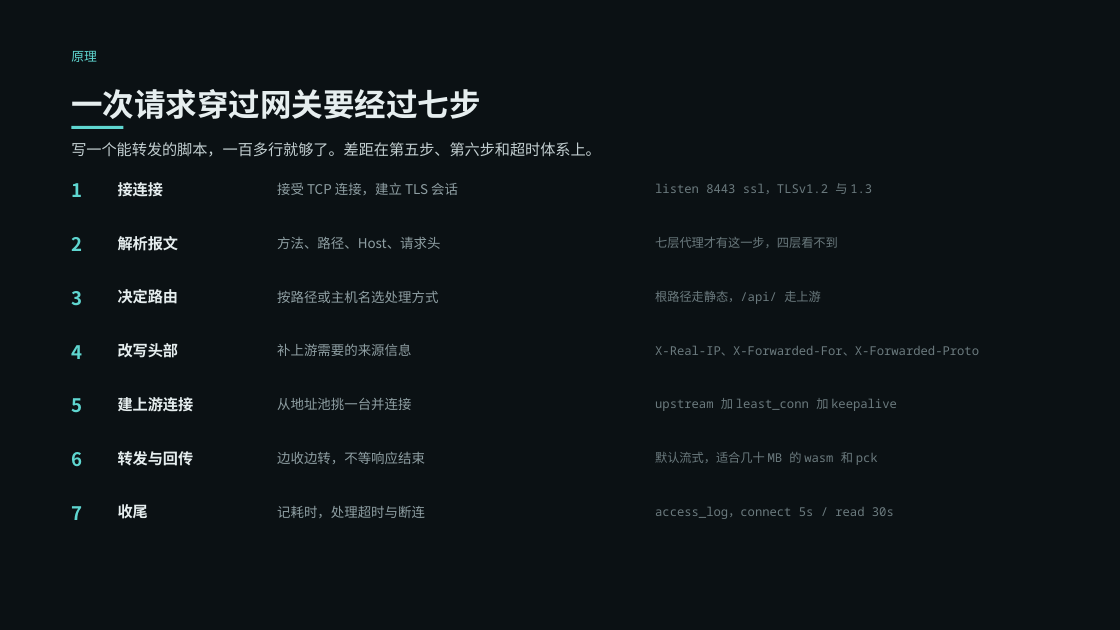
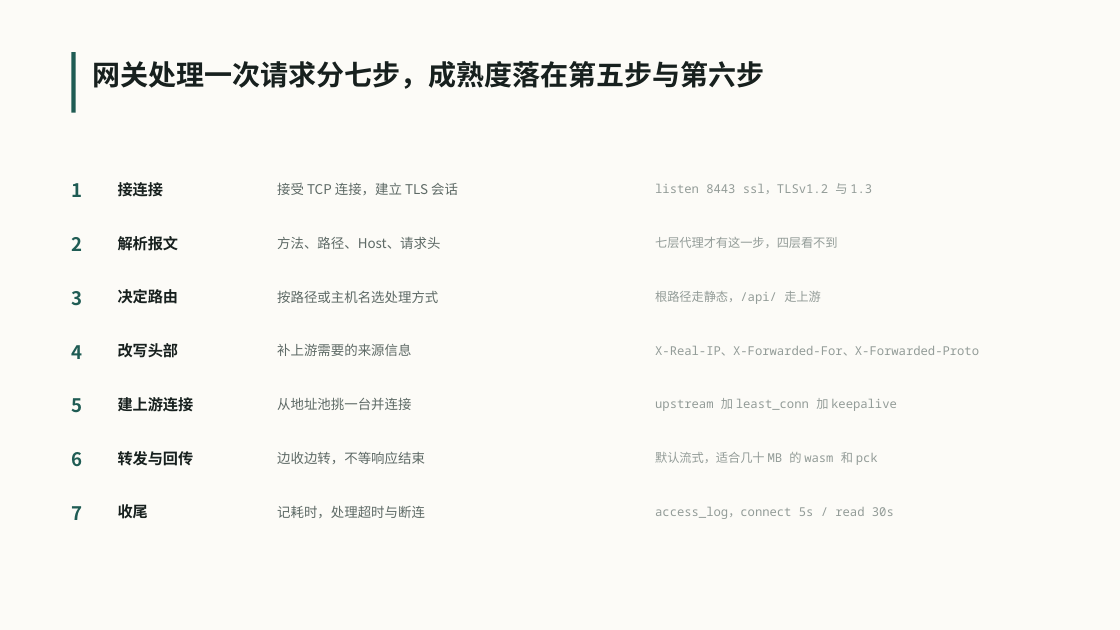
Before and after one commit to VesselPaper/symbiont, a slide deck: slide 4 of share/技术分享-应用代理与负载均衡.pptx. Drawn at 1120x630 pixels with LibreOffice and Linux fonts; fonts in the diff are those of the drawing. Boxes give left, top, right and bottom in pixels: in the first picture for what was removed or moved away, otherwise in the second. Text is boxed around its words. In the diff, an @@ line names an element or a change of style, - is before the commit and + after.

```diff
--- a/share/技术分享-应用代理与负载均衡.pptx
+++ b/share/技术分享-应用代理与负载均衡.pptx
@@ rectangle at bbox=[0, 0, 1120, 630]: fill #0B1114 to #FCFBF7 @@
@@ text removed at bbox=[71, 51, 97, 62] @@
-原理
@@ rectangle added at bbox=[71, 52, 76, 113], fill #1F5C54 @@
@@ text at bbox=[92, 61, 764, 89]: text changed; size 27 to 24 pt; text colour #E6EEEF to #17201E @@
-一次请求穿过网关要经过七步
+网关处理一次请求分七步，成熟度落在第五步与第六步
@@ text removed at bbox=[71, 142, 601, 157] @@
-写一个能转发的脚本，一百多行就够了。差距在第五步、第六步和超时体系上。
@@ rectangle removed at bbox=[71, 126, 124, 129] @@
@@ text colour #5FD6D0 to #1F5C54 in 7 elements at bbox=[71, 183, 82, 197], bbox=[71, 237, 82, 251], bbox=[71, 291, 82, 306], bbox=[71, 345, 82, 359], bbox=[71, 398, 82, 413], bbox=[71, 452, 82, 466], bbox=[71, 506, 82, 520] @@
@@ text colour #E6EEEF to #17201E in 7 elements at bbox=[118, 182, 163, 196], bbox=[118, 236, 179, 251], bbox=[118, 289, 179, 304], bbox=[118, 343, 179, 358], bbox=[118, 397, 194, 412], bbox=[118, 451, 194, 466], bbox=[118, 504, 148, 519] @@
@@ text colour #8E9EA2 to #5E6A66 in 7 elements at bbox=[277, 183, 458, 195], bbox=[277, 237, 440, 249], bbox=[277, 290, 438, 303], bbox=[277, 343, 411, 356], bbox=[277, 397, 411, 410], bbox=[277, 451, 425, 464], bbox=[277, 506, 425, 518] @@
@@ text colour #6B7A7E to #939C98 in 7 elements at bbox=[655, 183, 872, 194], bbox=[655, 237, 837, 248], bbox=[655, 291, 821, 304], bbox=[655, 346, 979, 355], bbox=[655, 398, 897, 411], bbox=[655, 452, 878, 465], bbox=[655, 507, 894, 519] @@
```
Also in this commit, not shown: 15 other slides changed, 4 slides added, 4 slides removed, 1 other file.
